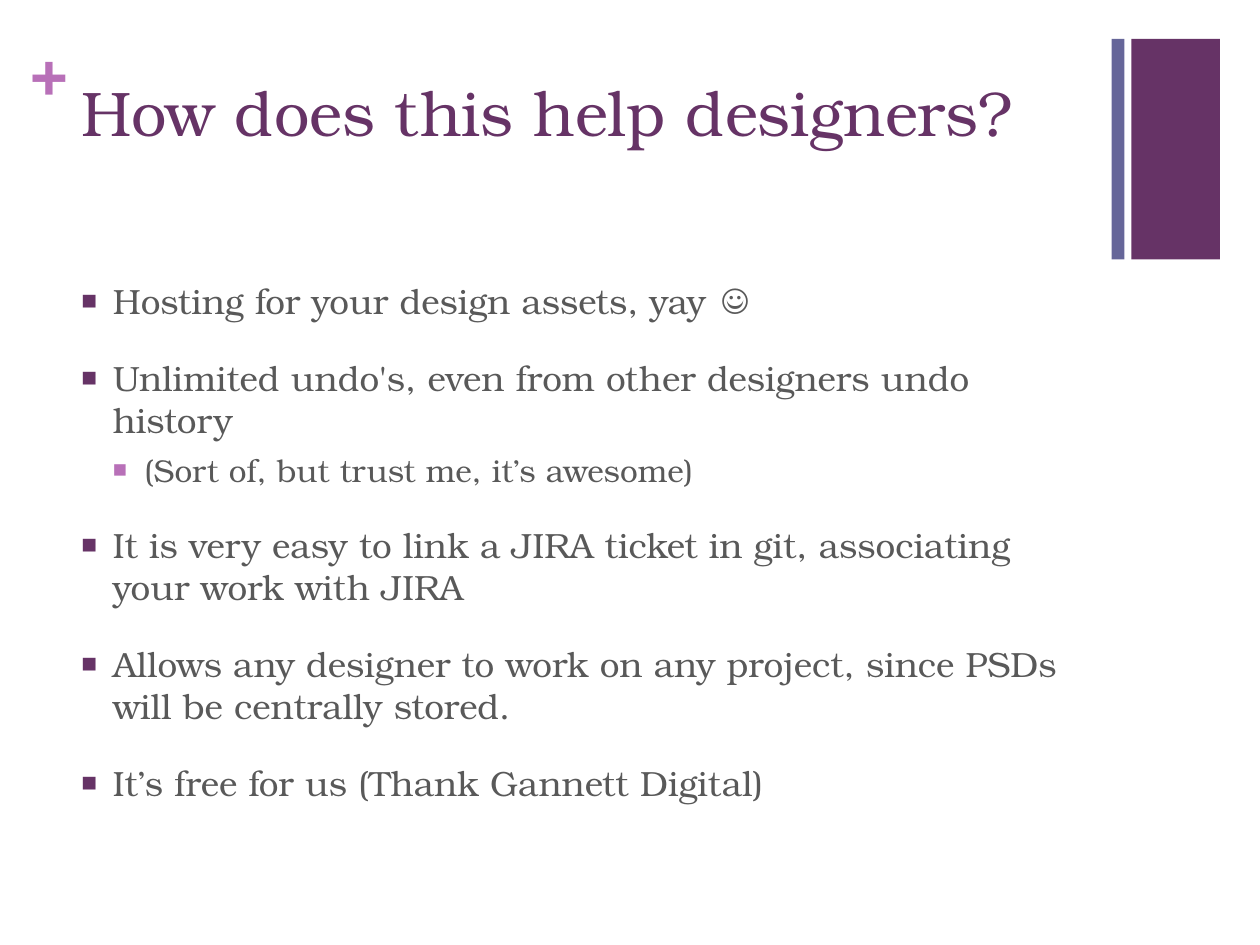
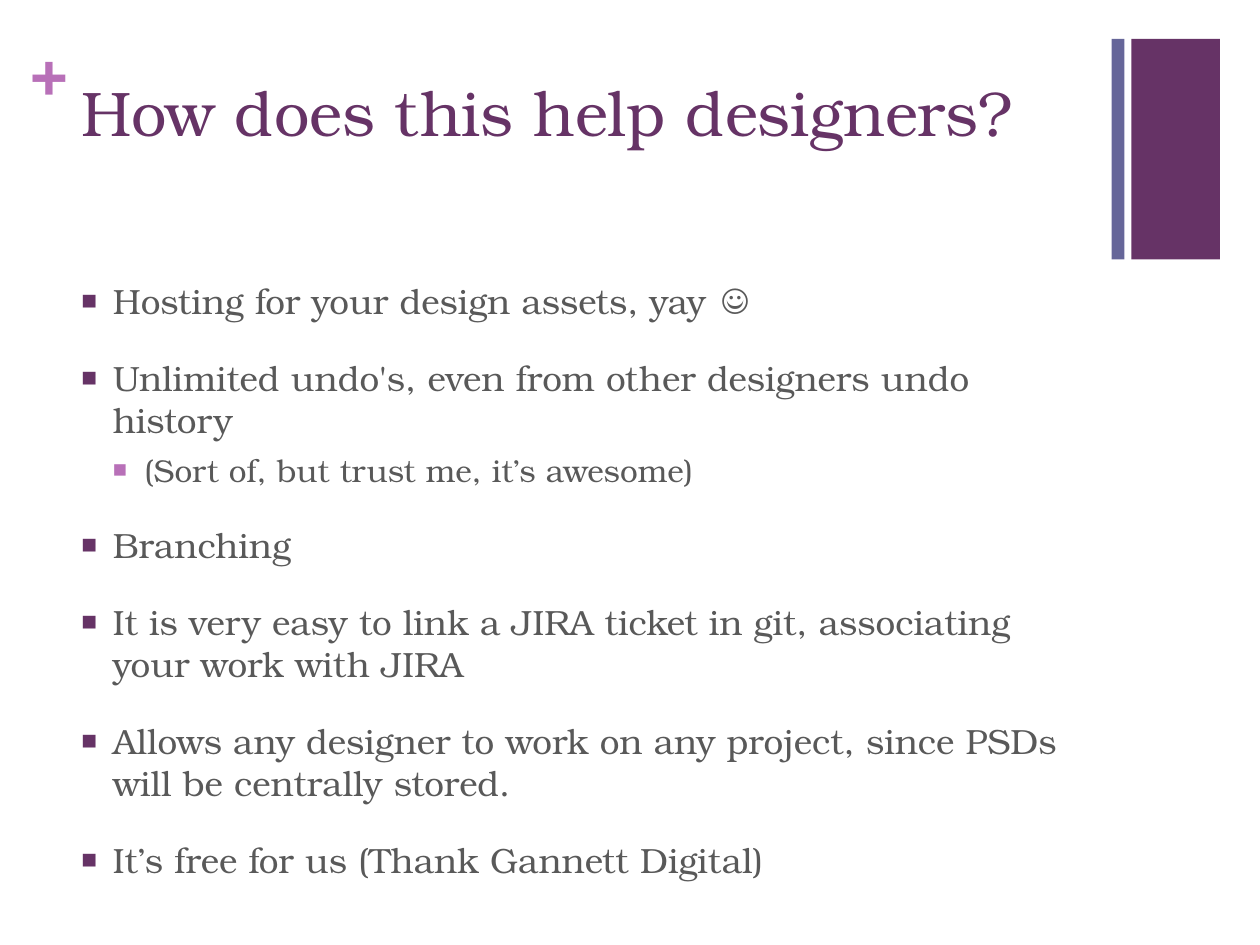
Before and after one commit to RyanCopley/git-for-designers, a slide deck: slide 4 of Presentation.pptx. Drawn at 1260x945 pixels with LibreOffice and Linux fonts; fonts in the diff are those of the drawing. Boxes give left, top, right and bottom in pixels: in the first picture for what was removed or moved away, otherwise in the second. Text is boxed around its words. In the diff, an @@ line names an element or a change of style, - is before the commit and + after.

Commit message:
Updated how this helps designers

```diff
--- a/Presentation.pptx
+++ b/Presentation.pptx
@@ text at bbox=[113, 533, 291, 567]: paragraph added @@
+■ Branching
```
Also in this commit, not shown: 1 other slide changed.
